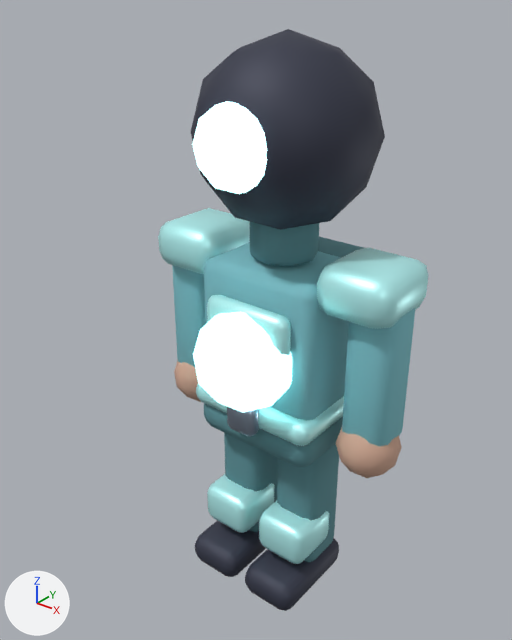
One commit to the Blender file assets-source/blender/characters/bomber.blend: the scene before it, then after it.
Rendered twice from a 50 mm camera at (1.314, -1.791, 2.139) aimed at (-0.086, -0.042, 1.054). The lights are fixed; the arrows at lower left show +X, +Y and +Z. The older version comes first.

Objects in the first picture: 'arm.R', 'boot.R', 'core', 'crest.core', 'crest.coreGlow', 'knee.R', 'leg.R', 'neckGuard', 'shoulder.L', 'shoulder.R', 'torso', 'tunicHem' and 10 more.
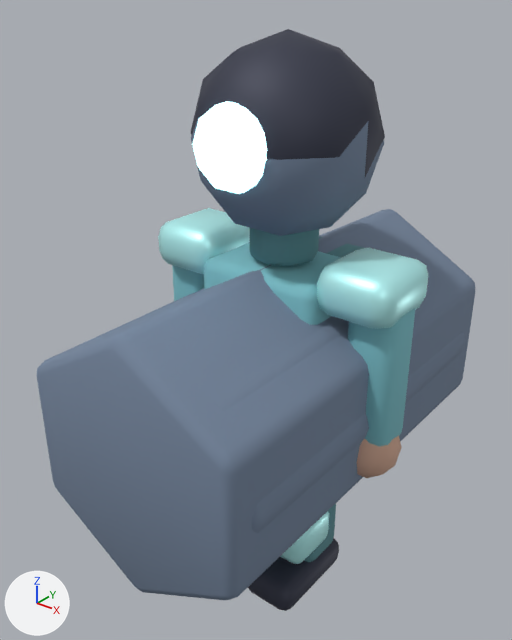
Edits to the bpy script that builds the scene:
```text
Add mat_mat_lodproxy:
    mat_mat_lodproxy = principled_material('MAT_LODProxy')
    mat_mat_lodproxy.base_color = (0.18, 0.24, 0.34)  # greyish blue #76869e
    mat_mat_lodproxy.metallic = 0.05
    mat_mat_lodproxy.roughness = 0.92
Add me_icosphere_154:
    me_icosphere_154.from_pydata(...)  # an icosphere of 80 faces spanning x -0.285..0.285, y -0.3..0.3, z -0.3..0.3
    me_icosphere_154.polygons.foreach_set('use_smooth', [True] * 80)
    me_icosphere_154.materials.append(mat_mat_lodproxy)  # greyish blue #76869e
Add me_cylinder_093:
    me_cylinder_093.from_pydata(...)  # a 6-sided cylinder along z spanning x -0.4..0.4, y -0.46..0.46, z -0.75..0.75
    me_cylinder_093.polygons.foreach_set('use_smooth', [True] * 8)
    me_cylinder_093.materials.append(mat_mat_lodproxy)  # greyish blue #76869e
Add me_cylinder_092:
    me_cylinder_092.from_pydata(...)  # an 8-sided cylinder along z spanning x -0.42..0.42, y -0.42..0.42, z -0.675..0.675
    me_cylinder_092.polygons.foreach_set('use_smooth', [True] * 10)
    me_cylinder_092.materials.append(mat_mat_lodproxy)  # greyish blue #76869e
Add ob_lod2_proxy_head:
    ob_lod2_proxy_head = bpy.data.objects.new('LOD2_PROXY_head', me_icosphere_154)
    ob_lod2_proxy_head.parent = ob_lod2
    ob_lod2_proxy_head.location = (0.0, 1.68, 0.0)
    _m = ob_lod2_proxy_head.modifiers.new('soft bevel', 'BEVEL')
    _m.width = 0.02
    _m.width_pct = 0.02
    _m.segments = 2
Add ob_lod2_proxy_body:
    ob_lod2_proxy_body = bpy.data.objects.new('LOD2_PROXY_body', me_cylinder_093)
    ob_lod2_proxy_body.parent = ob_lod2
    ob_lod2_proxy_body.location = (0.0, 0.84, 0.0)
    _m = ob_lod2_proxy_body.modifiers.new('soft bevel', 'BEVEL')
    _m.width = 0.035
    _m.width_pct = 0.035
    _m.segments = 2
Add ob_lod1_proxy_body:
    ob_lod1_proxy_body = bpy.data.objects.new('LOD1_PROXY_body', me_cylinder_092)
    ob_lod1_proxy_body.parent = ob_lod1
    ob_lod1_proxy_body.location = (0.0, 0.84, 0.0)
    _m = ob_lod1_proxy_body.modifiers.new('soft bevel', 'BEVEL')
    _m.width = 0.035
    _m.width_pct = 0.035
    _m.segments = 2
```

What differs and where, as boxes [x1, y1, x2, y2] in the pictures (512 x 640 px):
'LOD2_PROXY_body', added: after [36, 209, 475, 600]
'LOD2_PROXY_head', added: after [191, 117, 384, 236]
'LOD1_PROXY_body', added (mostly hidden): after [82, 233, 465, 534]
'torso', unchanged, covered by the edit: before [204, 242, 349, 420]; after [204, 242, 342, 325]
'core', unchanged, covered by the edit: before [193, 312, 292, 413]
'leg.R', unchanged, covered by the edit: before [277, 443, 339, 562]; after [304, 504, 336, 562]
'knee.R', unchanged, covered by the edit: before [259, 501, 329, 564]; after [280, 512, 329, 564]
